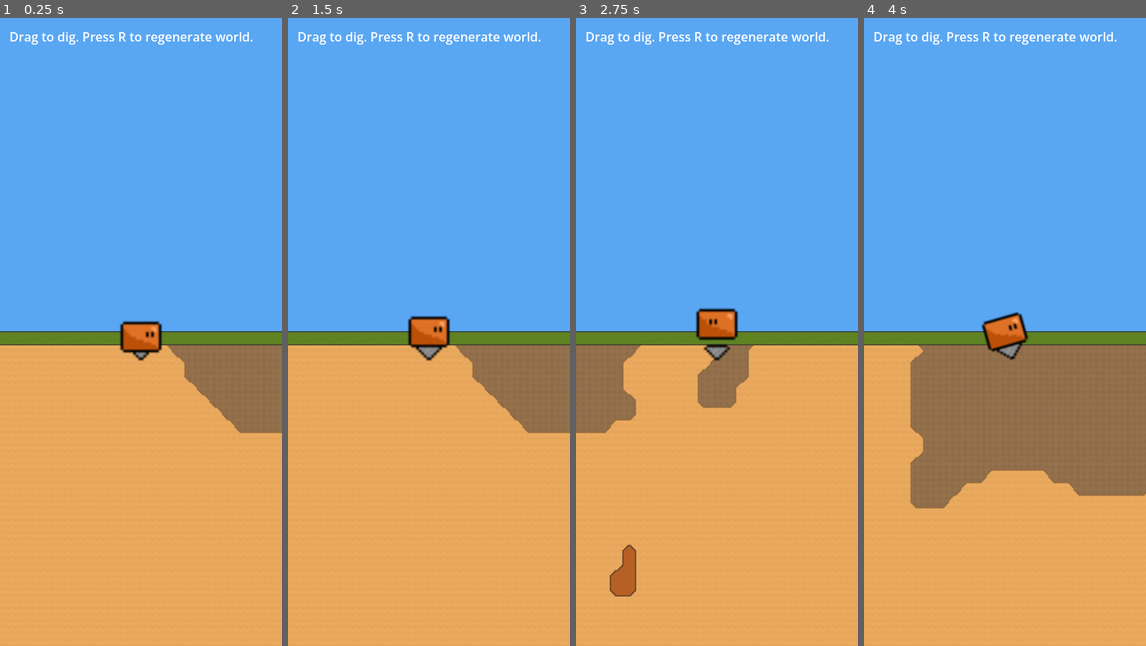
Above: before the commit, frames 1-4 (left to right).
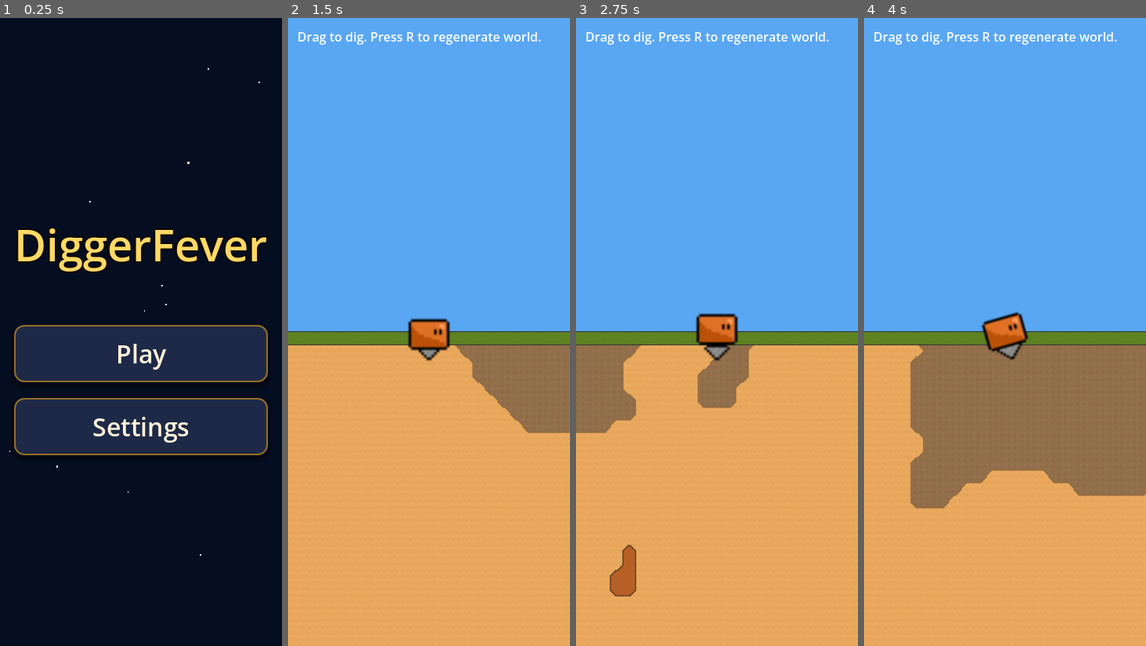
Above: after the commit, the same moments.

Repository: Tonoward/DiggerFever
Game: Godot game, scene res://scenes/main_menu.tscn
Same seed, same stepped clock (60 frames per second), same inputs: the game is played once before the commit and once after it. Before the commit the project starts from res://scenes/main.tscn. Sound files missing from this copy of the repository are replaced by a short silence.
Inputs (mouse positions are in pixels of both pictures, inside the frame that each line leads up to):
- Up to frame 1 (0.25 s): no input
- Up to frame 2 (1.5 s): click (429, 426) at 0.5 s, where only the run after the commit has a clickable "Settings"; click (429, 350) at 1.25 s, where only the run after the commit has a clickable "Play"
- Up to frame 3 (2.75 s): tap R at 2, 2.1 s; move the mouse to (779, 300) at 2.02 s; click (779, 300) at 2.17 s
- Up to frame 4 (4 s): tap R at 2.75, 3.5, 3.6 s; drag from (948, 363) to (990, 457) at 2.77 s; move the mouse to (1033, 193) at 3.52 s; click (1033, 193) at 3.67 s

The runs differ from the first frame. In frame 1, 100% of the frame differs, in the area x 0-100%, y 0-100%; in frame 2, 0.4%; in frame 3, 0.6%; in frame 4, nothing differs.

Commit message:
Add Main Menu with Play button functionaliy and music

Diff:
--- a/project.godot
+++ b/project.godot
@@ -11,7 +11,7 @@
 [application]
 
 config/name="DiggerFeverTest"
-run/main_scene="uid://blbrr0ianhoqh"
+run/main_scene="uid://bmainmenu001"
 config/features=PackedStringArray("4.7", "Mobile")
 config/icon="res://icon.svg"
 
@@ -23,9 +23,9 @@
 
 window/size/viewport_width=360
 window/size/viewport_height=800
-window/handheld/orientation="portrait"
 window/stretch/mode="canvas_items"
 window/stretch/aspect="expand"
+window/handheld/orientation="portrait"
 
 [editor]
 
--- /dev/null
+++ b/scenes/main_menu.tscn
@@ -0,0 +1,163 @@
+[gd_scene format=3 uid="uid://bmainmenu001"]
+
+[ext_resource type="Script" uid="uid://cmainmenu001" path="res://scripts/main_menu.gd" id="1"]
+[ext_resource type="AudioStream" uid="uid://b4fqna388s1mq" path="res://assets/music/main_menu.wav" id="2"]
+
+[sub_resource type="StyleBoxFlat" id="btn_normal"]
+content_margin_left = 24.0
+content_margin_top = 14.0
+content_margin_right = 24.0
+content_margin_bottom = 14.0
+bg_color = Color(0.12, 0.16, 0.28, 1)
+border_width_left = 2
+border_width_top = 2
+border_width_right = 2
+border_width_bottom = 2
+border_color = Color(0.95, 0.7, 0.2, 0.6)
+corner_radius_top_left = 12
+corner_radius_top_right = 12
+corner_radius_bottom_right = 12
+corner_radius_bottom_left = 12
+shadow_color = Color(0, 0, 0, 0.35)
+shadow_size = 6
+shadow_offset = Vector2(0, 3)
+
+[sub_resource type="StyleBoxFlat" id="btn_hover"]
+content_margin_left = 24.0
+content_margin_top = 14.0
+content_margin_right = 24.0
+content_margin_bottom = 14.0
+bg_color = Color(0.2, 0.26, 0.42, 1)
+border_width_left = 2
+border_width_top = 2
+border_width_right = 2
+border_width_bottom = 2
+border_color = Color(1, 0.82, 0.35, 1)
+corner_radius_top_left = 12
+corner_radius_top_right = 12
+corner_radius_bottom_right = 12
+corner_radius_bottom_left = 12
+shadow_color = Color(0.95, 0.7, 0.2, 0.35)
+shadow_size = 10
+shadow_offset = Vector2(0, 3)
+
+[sub_resource type="StyleBoxFlat" id="btn_pressed"]
+content_margin_left = 24.0
+content_margin_top = 14.0
+content_margin_right = 24.0
+content_margin_bottom = 14.0
+bg_color = Color(0.08, 0.1, 0.18, 1)
+border_width_left = 2
+border_width_top = 2
+border_width_right = 2
+border_width_bottom = 2
+border_color = Color(0.95, 0.7, 0.2, 0.9)
+corner_radius_top_left = 12
+corner_radius_top_right = 12
+corner_radius_bottom_right = 12
+corner_radius_bottom_left = 12
+
+[sub_resource type="StyleBoxFlat" id="btn_focus"]
+content_margin_left = 24.0
+content_margin_top = 14.0
+content_margin_right = 24.0
+content_margin_bottom = 14.0
+bg_color = Color(0.12, 0.16, 0.28, 0)
+border_width_left = 3
+border_width_top = 3
+border_width_right = 3
+border_width_bottom = 3
+border_color = Color(1, 0.9, 0.5, 0.9)
+corner_radius_top_left = 12
+corner_radius_top_right = 12
+corner_radius_bottom_right = 12
+corner_radius_bottom_left = 12
+
+[node name="MainMenu" type="Control" unique_id=200000001]
+layout_mode = 3
+anchors_preset = 15
+anchor_right = 1.0
+anchor_bottom = 1.0
+grow_horizontal = 2
+grow_vertical = 2
+script = ExtResource("1")
+
+[node name="Background" type="ColorRect" parent="." unique_id=200000007]
+layout_mode = 1
+anchors_preset = 15
+anchor_right = 1.0
+anchor_bottom = 1.0
+grow_horizontal = 2
+grow_vertical = 2
+color = Color(0.02, 0.05, 0.13, 1)
+
+[node name="Stars" type="CPUParticles2D" parent="." unique_id=200000008]
+position = Vector2(180, 400)
+amount = 50
+lifetime = 15.0
+preprocess = 10.0
+spread = 180.0
+gravity = Vector2(0, 0)
+initial_velocity_min = 30.0
+initial_velocity_max = 160.0
+scale_amount_max = 3.0
+color = Color(0.85, 0.92, 1, 1)
+
+[node name="VBoxContainer" type="VBoxContainer" parent="." unique_id=200000002]
+layout_mode = 1
+anchors_preset = 8
+anchor_left = 0.5
+anchor_top = 0.5
+anchor_right = 0.5
+anchor_bottom = 0.5
+offset_left = -151.0
+offset_top = -112.5
+offset_right = 151.0
+offset_bottom = 119.0
+grow_horizontal = 2
+grow_vertical = 2
+theme_override_constants/separation = 20
+alignment = 1
+
+[node name="Title" type="Label" parent="VBoxContainer" unique_id=200000003]
+layout_mode = 2
+theme_override_colors/font_color = Color(1, 0.85, 0.4, 1)
+theme_override_colors/font_outline_color = Color(0.05, 0.03, 0, 1)
+theme_override_constants/outline_size = 8
+theme_override_font_sizes/font_size = 56
+text = "DiggerFever"
+horizontal_alignment = 1
+
+[node name="Spacer" type="Control" parent="VBoxContainer" unique_id=200000009]
+custom_minimum_size = Vector2(0, 24)
+layout_mode = 2
+
+[node name="PlayButton" type="Button" parent="VBoxContainer" unique_id=200000004]
+layout_mode = 2
+theme_override_colors/font_color = Color(1, 0.95, 0.85, 1)
+theme_override_colors/font_hover_color = Color(1, 0.88, 0.45, 1)
+theme_override_colors/font_pressed_color = Color(0.8, 0.6, 0.25, 1)
+theme_override_colors/font_focus_color = Color(1, 0.95, 0.85, 1)
+theme_override_font_sizes/font_size = 32
+theme_override_styles/normal = SubResource("btn_normal")
+theme_override_styles/hover = SubResource("btn_hover")
+theme_override_styles/pressed = SubResource("btn_pressed")
+theme_override_styles/focus = SubResource("btn_focus")
+text = "Play"
+
+[node name="SettingsButton" type="Button" parent="VBoxContainer" unique_id=200000005]
+layout_mode = 2
+theme_override_colors/font_color = Color(1, 0.95, 0.85, 1)
+theme_override_colors/font_hover_color = Color(1, 0.88, 0.45, 1)
+theme_override_colors/font_pressed_color = Color(0.8, 0.6, 0.25, 1)
+theme_override_colors/font_focus_color = Color(1, 0.95, 0.85, 1)
+theme_override_font_sizes/font_size = 32
+theme_override_styles/normal = SubResource("btn_normal")
+theme_override_styles/hover = SubResource("btn_hover")
+theme_override_styles/pressed = SubResource("btn_pressed")
+theme_override_styles/focus = SubResource("btn_focus")
+text = "Settings"
+
+[node name="MusicPlayer" type="AudioStreamPlayer" parent="." unique_id=200000006]
+stream = ExtResource("2")
+autoplay = true
--- /dev/null
+++ b/scripts/main_menu.gd
@@ -0,0 +1,16 @@
+extends Control
+
+## Main menu -- shown on startup. "Play" launches the game; "Settings" is a
+## placeholder for a future settings screen.
+
+func _ready() -> void:
+	$VBoxContainer/PlayButton.pressed.connect(_on_play_pressed)
+	$VBoxContainer/SettingsButton.pressed.connect(_on_settings_pressed)
+	$MusicPlayer.finished.connect($MusicPlayer.play)
+
+func _on_play_pressed() -> void:
+	$MusicPlayer.stop()
+	get_tree().change_scene_to_file("res://scenes/main.tscn")
+
+func _on_settings_pressed() -> void:
+	pass  # Not yet implemented.
Not shown, added: assets/music/main_menu.wav.import
Not shown, added: scripts/main_menu.gd.uid
Not shown, added: assets/music/main_menu.wav
